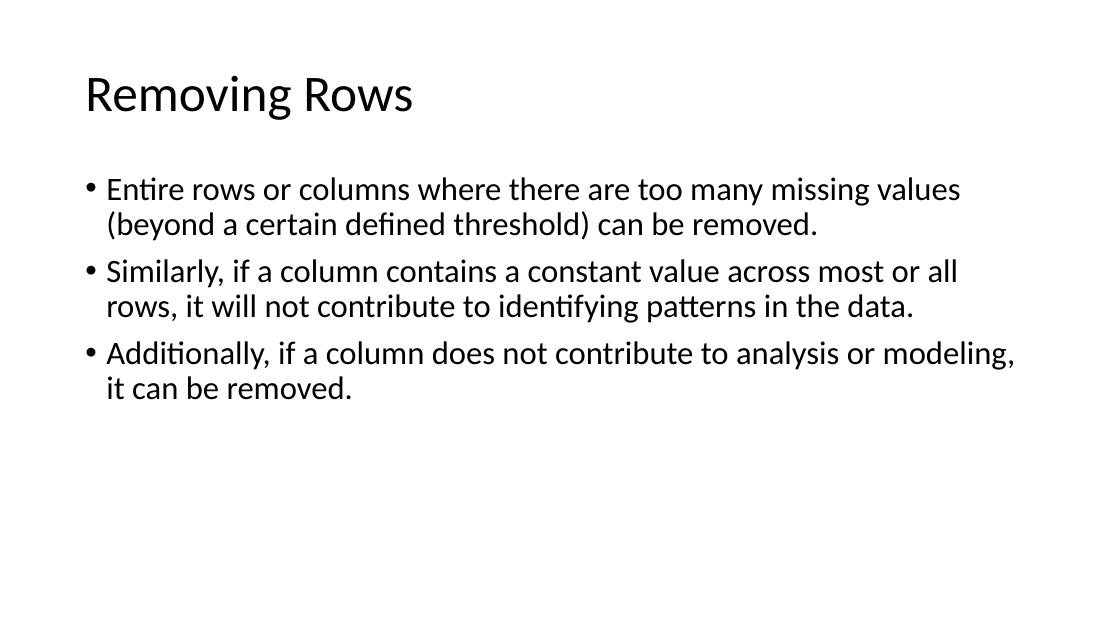
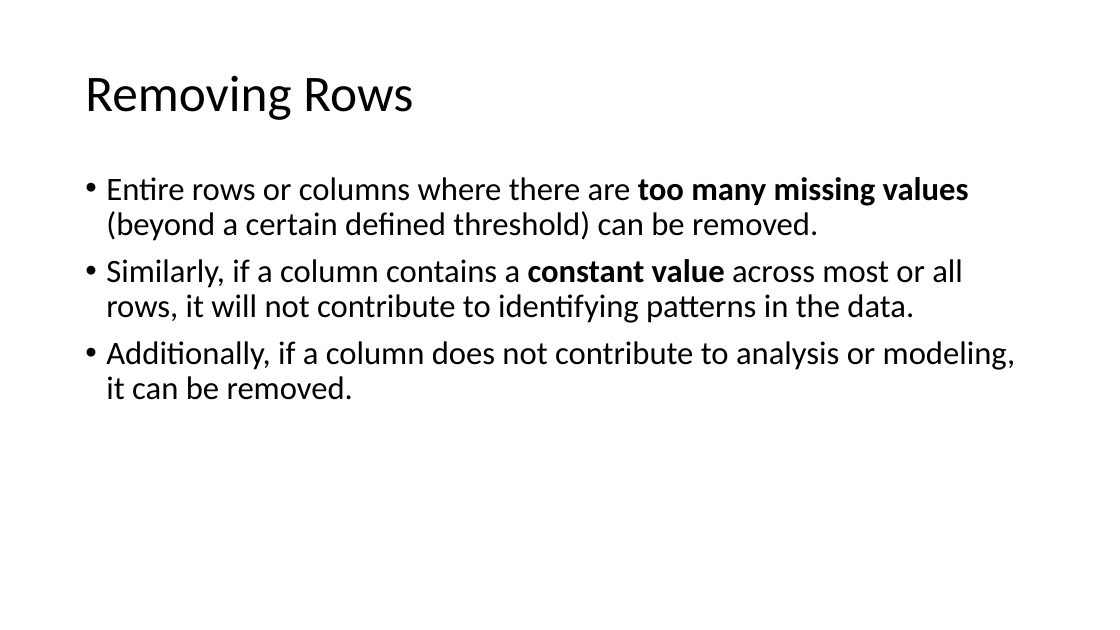
Before and after one commit to TAS-8/Data-Preprocessing, a slide deck: slide 12 of Data Preprocessing.pptx. Drawn at 1120x630 pixels with LibreOffice and Linux fonts; fonts in the diff are those of the drawing. Boxes give left, top, right and bottom in pixels: in the first picture for what was removed or moved away, otherwise in the second. Text is boxed around its words. In the diff, an @@ line names an element or a change of style, - is before the commit and + after.

```diff
--- a/Data Preprocessing.pptx
+++ b/Data Preprocessing.pptx
@@ text at (106,177,969,323): bold on in "too many missing values", "constant value" @@
```
Also in this commit, not shown: 5 other slides changed, 1 slide added, 1 other file.
